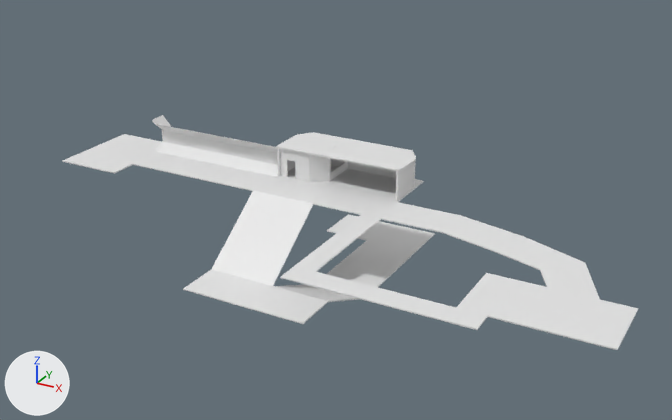
The Blender file BlenderModels/Chapter1/Chapter1-1Mesh.blend: old version first, new version second.
The view is the same before and after, from a camera (50 mm lens) standing at (57.6, -107.3, 56.1) and looking at (2.3, -6.7, 5.9). Arrows for +X, +Y and +Z are at lower left; the lights stay in place.
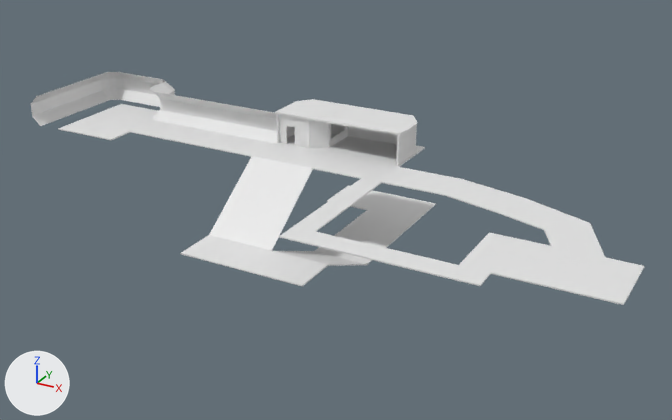
Commit message: MORE MODEL WORK AAHAHAHAHHA

Boxes (x1, y1, x2, y2) around the edits, measured in the pictures (672 x 420 px):
'Plane.002', moved
    before: (62, 134, 638, 350)
    after: (58, 104, 644, 305)
'Plane.001', moved
    before: (276, 132, 416, 172)
    after: (275, 99, 417, 135)
'Plane.003', reshaped, moved
    before: (155, 141, 278, 177)
    after: (33, 89, 277, 143)
'Plane.005', reshaped, moved (111% wider, 32% taller)
    before: (162, 125, 278, 165)
    after: (31, 78, 277, 131)
'Plane', moved
    before: (277, 165, 424, 202)
    after: (276, 133, 425, 167)
'Cube.005', moved
    before: (279, 139, 348, 182)
    after: (278, 105, 348, 148)
'Plane.004', moved
    before: (152, 115, 277, 153)
    after: (31, 72, 276, 119)
'Cube.003', moved
    before: (396, 162, 415, 201)
    after: (396, 126, 417, 166)
'Cube.004', moved
    before: (331, 159, 396, 178)
    after: (331, 124, 397, 145)
'Cube', moved
    before: (277, 148, 295, 176)
    after: (276, 113, 295, 143)
part 1 of me_plane_002, built on
    after: (33, 89, 160, 126)
part 2 of me_plane_006, built on
    after: (31, 78, 175, 117)

Diff of the bpy script that builds the scene:
```diff
--- a/BlenderModels/Chapter1/Chapter1-1Mesh.blend.py
+++ b/BlenderModels/Chapter1/Chapter1-1Mesh.blend.py
@@ me_plane_002 @@
 # used by ob_plane_003; location = (-9.8, -3.2, 8.1); rotation_euler = (0.785, 0.0, 0.0), in degrees (45, 0, 0)
-me_plane_002.from_pydata(...)  # 56 vertices, 54 faces; spans x -21.9..1.0, y -1.0..2.8, z -2.8..0.0
+me_plane_002.from_pydata(...)  # 108 vertices, 106 faces; spans x -34.8..1.0, y -8.1..5.2, z -4.2..8.1
+# me_plane_002 part 1
+# 1 face is deleted
+# 38 vertices are added at x -34.8..-20.5, y -7.1..5.1, z -4.2..8.1
+# 8 new vertices lie (0.0, 2.0, 0.0) away from vertices in x -30.1..-23.1, y 3.2, z -4.2
+# 6 new vertices lie (1.4, -1.0, -1.0) away from vertices in x -34.8, y -7.1..3.5, z -2.5..8.1
+# 53 new faces join them
@@ me_plane_006 @@
 # used by ob_plane_005; location = (-9.8, -2.6, 9.8); rotation_euler = (1.571, 0.0, 0.0), in degrees (90, 0, 0); scale = (1.0, 1.05, 1.0)
-me_plane_006.from_pydata(...)  # 70 vertices, 63 faces; spans x -20.6..1.0, y -1.0..1.0, z -2.6..0.0
+me_plane_006.from_pydata(...)  # 122 vertices, 115 faces; spans x -34.8..1.0, y -1.0..1.0, z -5.9..11.4
+# me_plane_006 part 2
+# 1 face is deleted
+# 26 vertices are added at x -34.8..-20.6, y -1.0, z -5.9..11.4
+# 26 new vertices lie (0.0, 1.8, 0.0) away from vertices in x -34.8..-20.6, y -1.0, z -5.9..11.4
+# 53 new faces join them
@@ ob_cube @@
 ob_cube = bpy.data.objects.new('Cube', me_cube)
-ob_cube.location = (-8.7, -0.9, 9.7)
+ob_cube.location = (-8.7, -0.9, 14.7)
 ob_cube.scale = (0.109, 2.92, 2.16)
@@ ob_cube_002 @@
 ob_cube_002 = bpy.data.objects.new('Cube.002', me_cube_002)
-ob_cube_002.location = (8.9, 2.8, 9.7)
+ob_cube_002.location = (8.9, 2.8, 14.7)
 ob_cube_002.rotation_euler = (3.142, 0.0, -2.589)  # degrees (180, 0, -148)
@@ ob_cube_003 @@
 ob_cube_003 = bpy.data.objects.new('Cube.003', me_cube_003)
-ob_cube_003.location = (9.7, -0.9, 9.7)
+ob_cube_003.location = (9.7, -0.9, 14.7)
 ob_cube_003.rotation_euler = (0.0, -3.142, 0.0)  # degrees (0, -180, 0)
@@ ob_cube_004 @@
 ob_cube_004 = bpy.data.objects.new('Cube.004', me_cube_004)
-ob_cube_004.location = (0.4, 3.9, 9.7)
+ob_cube_004.location = (0.4, 3.9, 14.7)
 ob_cube_004.rotation_euler = (0.0, 0.0, -1.571)  # degrees (0, 0, -90)
@@ ob_plane_001 @@
 ob_plane_001 = bpy.data.objects.new('Plane.001', me_plane_003)
-ob_plane_001.location = (0.6, 1.2, 12.0)
+ob_plane_001.location = (0.6, 1.2, 17.0)
 ob_plane_001.scale = (9.59, 5.12, 1.99)
@@ ob_plane @@
 ob_plane = bpy.data.objects.new('Plane', me_plane)
-ob_plane.location = (0.5, 0.4, 7.5)
+ob_plane.location = (0.5, 0.4, 12.5)
 ob_plane.scale = (9.48, 4.33, 1.0)
@@ ob_cube_005 @@
 ob_cube_005 = bpy.data.objects.new('Cube.005', me_cube_005)
-ob_cube_005.location = (-1.6, 0.7, 9.7)
+ob_cube_005.location = (-1.6, 0.7, 14.7)
 ob_cube_005.scale = (0.0641, 2.51, 2.37)
@@ ob_plane_002 @@
 ob_plane_002 = bpy.data.objects.new('Plane.002', me_plane_001)
-ob_plane_002.location = (0.5, -6.7, 7.5)
+ob_plane_002.location = (0.5, -6.7, 12.5)
 ob_plane_002.scale = (9.48, 2.88, 1.0)
@@ ob_plane_003 @@
 ob_plane_003 = bpy.data.objects.new('Plane.003', me_plane_002)
-ob_plane_003.location = (-9.8, -3.2, 8.1)
+ob_plane_003.location = (-9.8, -3.2, 13.1)
 ob_plane_003.rotation_euler = (0.785, 0.0, 0.0)  # degrees (45, 0, 0)
@@ ob_plane_004 @@
 ob_plane_004 = bpy.data.objects.new('Plane.004', me_plane_005)
-ob_plane_004.location = (-9.8, -3.2, 11.3)
+ob_plane_004.location = (-9.8, -3.2, 16.3)
 ob_plane_004.rotation_euler = (-0.785, 0.0, 0.0)  # degrees (-45, 0, 0)
@@ ob_plane_005 @@
 ob_plane_005 = bpy.data.objects.new('Plane.005', me_plane_006)
-ob_plane_005.location = (-9.8, -2.6, 9.8)
+ob_plane_005.location = (-9.8, -2.6, 14.8)
 ob_plane_005.rotation_euler = (1.571, 0.0, 0.0)  # degrees (90, 0, 0)
```
